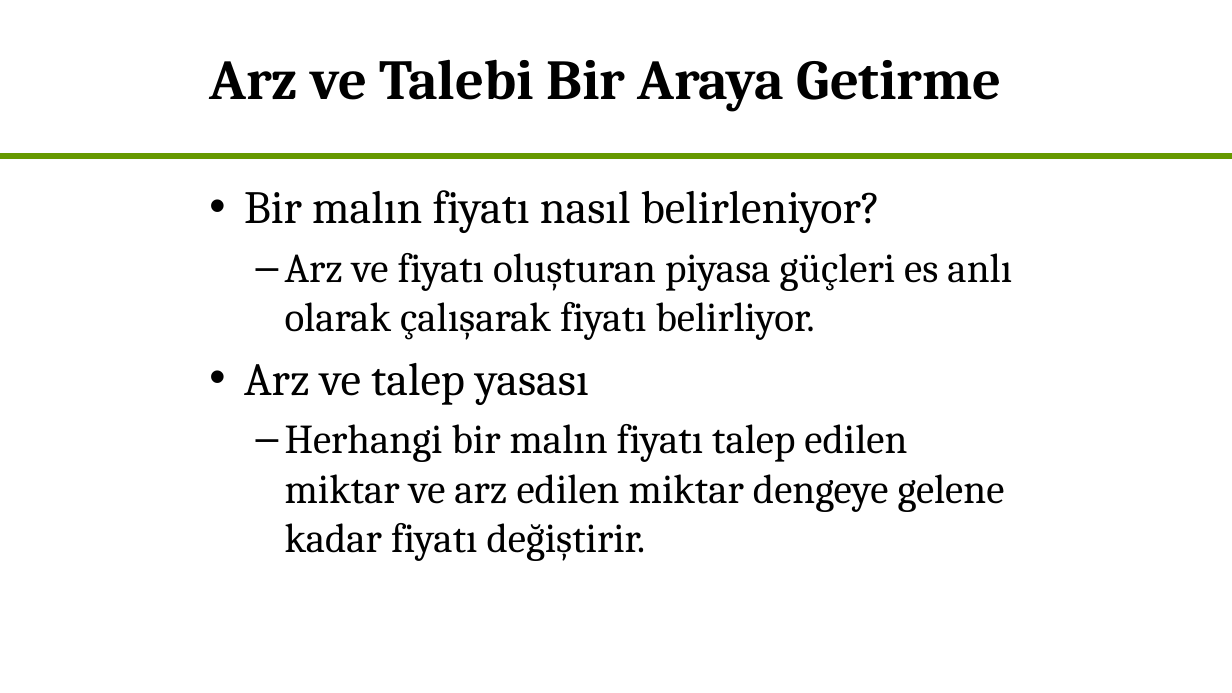
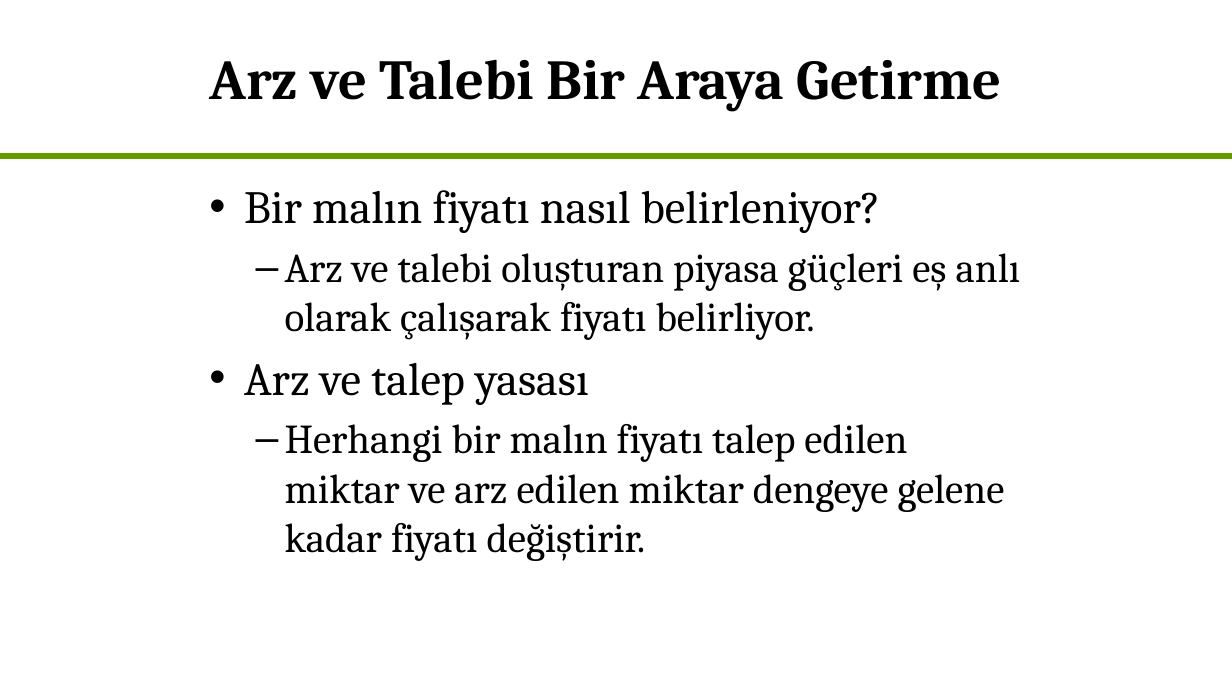
Before and after one commit to akademiekonometri/akademi-ekonometri-academic, a slide deck: slide 55 of static/repo/akek/courses/ekonomi/Ekonomi - Hafta 3 (Kara).pptx. Drawn at 1232x693 pixels with LibreOffice and Linux fonts; fonts in the diff are those of the drawing. Boxes give left, top, right and bottom in pixels: in the first picture for what was removed or moved away, otherwise in the second. Text is boxed around its words. In the diff, an @@ line names an element or a change of style, - is before the commit and + after.

```diff
--- a/static/repo/akek/courses/ekonomi/Ekonomi - Hafta 3 (Kara).pptx
+++ b/static/repo/akek/courses/ekonomi/Ekonomi - Hafta 3 (Kara).pptx
@@ text at (285, 253, 1021, 340): text changed @@
-  – Arz ve fiyatı oluşturan piyasa güçleri es anlı olarak çalışarak fiyatı belirliyor.
+  – Arz ve talebi oluşturan piyasa güçleri eş anlı olarak çalışarak fiyatı belirliyor.
```
Also in this commit, not shown: 2 other slides changed, 14 other files.
